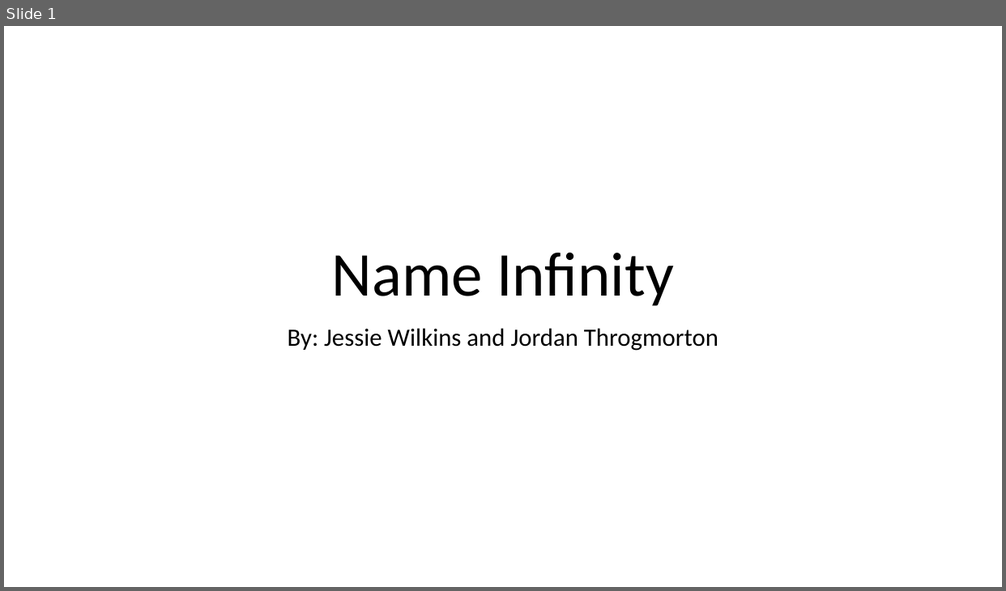
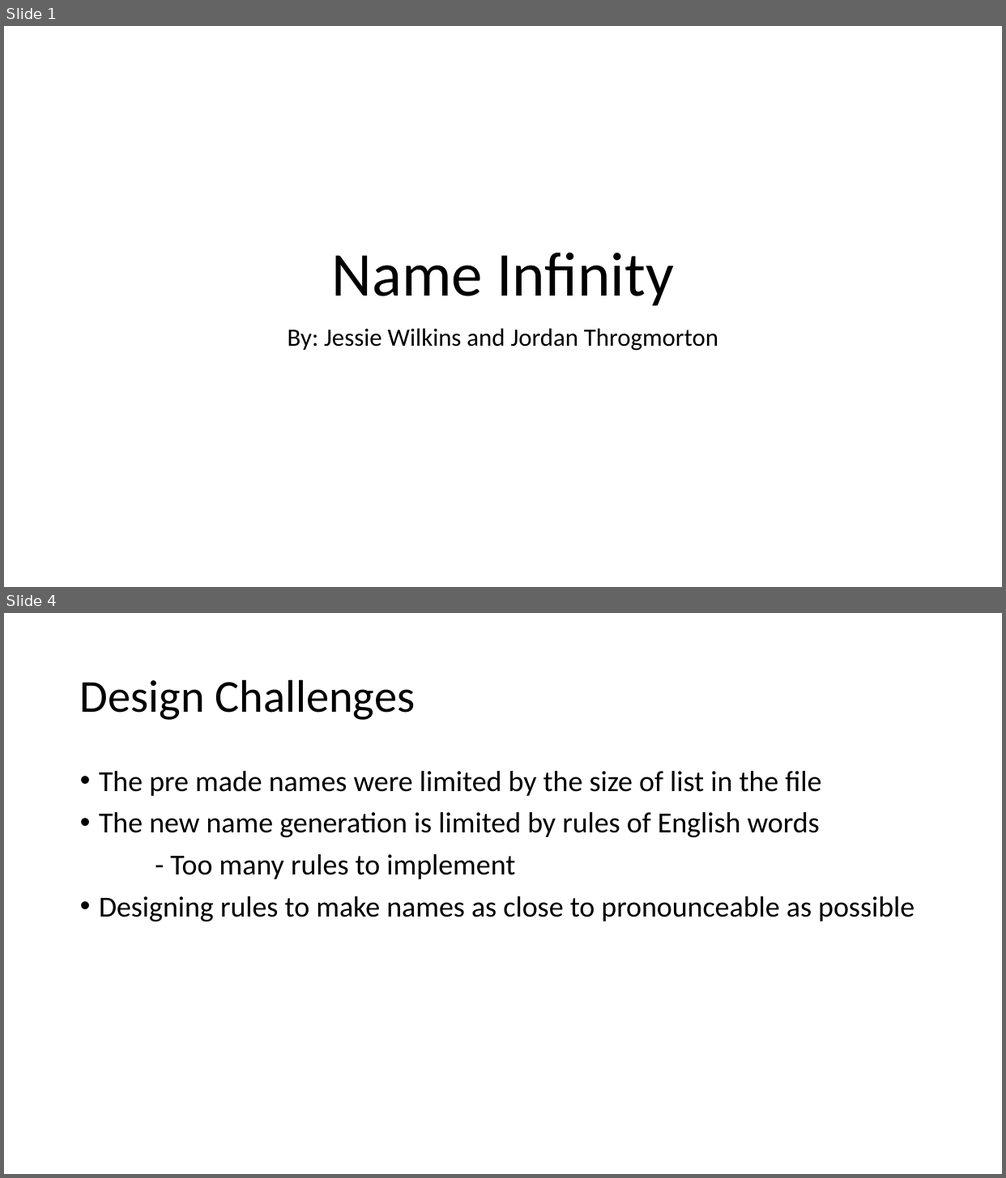
Before and after one commit to Jessie-Wilkins/NameInfinity, a slide deck: Name Infinity.pptx. Shown one above the other, each under a label of ours: slide 1 before the commit, slides 1 and 4 after it; the slides between them are not shown. The pictures are 1006x591 and 1006x1178 pixels, drawn with LibreOffice and Linux fonts; fonts in the diff are those of the drawing. Boxes give left, top, right and bottom in pixels: in the first picture for what was removed or moved away, otherwise in the second. Text is boxed around its words. In the diff, an @@ line names an element or a change of style, - is before the commit and + after.

```diff
--- a/Name Infinity.pptx
+++ b/Name Infinity.pptx
@@ slide 4 added at [4,613,1002,1174], background #FFFFFF @@
@@ title added at [80,679,415,720], 44 pt, text #000000 @@
+Design Challenges
@@ text added at [99,771,914,922], 28 pt, text #000000 @@
+• The pre made names were limited by the size of list in the file
+• The new name generation is limited by rules of English words
+- Too many rules to implement
+• Designing rules to make names as close to pronounceable as possible
```
Also in this commit, not shown: 1 slide changed, 4 other slides added.
